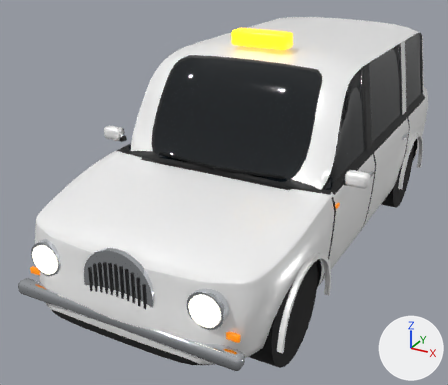
A saved change to the glTF model assets/cars/cab.glb.
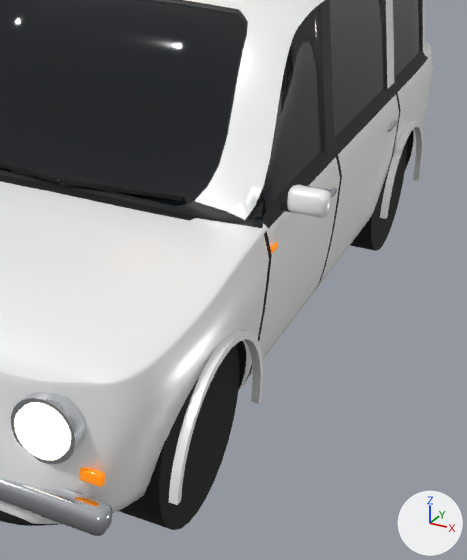
Each version is shown whole from a camera (50 mm lens) standing at (2.18, -4.86, 2.78) and looking at (-0.29, -0.37, 0.53), then close up on the part from 40% to 100% of the width and 17% to 100% of the height. Arrows for +X, +Y and +Z are at lower right; the lights stay in place. The last two pictures show the newer version. Vertices at exactly the same position are counted once.

Objects in the first close-up: 'cab'.
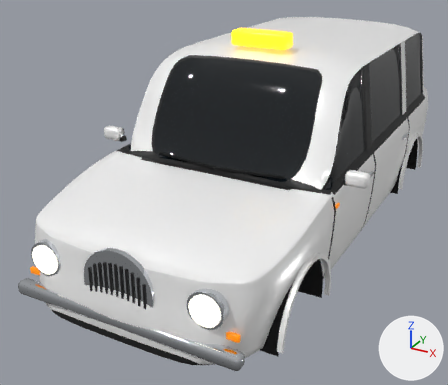
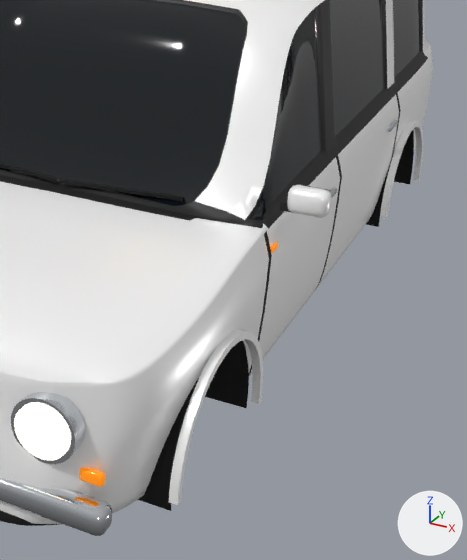
The change, as a diff of the scene's bpy script:
```diff
--- a/assets/cars/cab.glb.py
+++ b/assets/cars/cab.glb.py
@@ me_body @@
 # used by ob_cab; location = (0.0, 0.0, 0.0)
-me_body.from_pydata(...)  # 7777 vertices, 15318 faces; spans x -1.15..1.15, y -2.31..2.33, z -0.02..1.96
+me_body.from_pydata(...)  # 8118 vertices, 15880 faces; spans x -1.15..1.15, y -2.31..2.33, z 0.25..1.96
+# me_body part 1: a new loose piece of 51 vertices spanning x 0.58..0.96, y -1.93..-1.16, z 0.26..0.73, in mat_under (black #0b0b0c)
+# me_body part 2: a new loose piece of 51 vertices spanning x 0.67..0.96, y 0.96..1.73, z 0.26..0.73, in mat_under (black #0b0b0c)
+# me_body part 3: 1 vertex moved within x 0.92, y 0.95, z 0.35; 63 vertices removed from x -0.92..0.92, y 0.95..1.74, z -0.02..0.77; 139 vertices added at x -0.85..0.92, y 0.93..1.76, z 0.25..0.97
+# me_body part 4: 59 vertices removed from x -0.92..0.92, y -1.94..-1.15, z -0.02..0.77; 112 vertices added at x -0.57..0.57, y -1.94..-1.14, z 0.25..0.75
+# other edits to the shape of me_body do not show in these pictures
 me_body.materials.append(mat_paint)
```

Boxes (x1, y1, x2, y2) around the edits, measured in the close-ups (467 x 560 px; the box of a moved part takes in the faces that stretch with it):
part 1 of me_body, added (black)
    after: (138, 342, 249, 511)
part 2 of me_body, added (black)
    after: (366, 131, 414, 227)
part 3 of me_body, cut back (mostly hidden afterwards)
    before: (350, 141, 407, 251)
    after: (370, 130, 414, 217)
part 4 of me_body, moved or reshaped (mostly hidden afterwards)
    before: (119, 345, 240, 530)
    after: (239, 341, 246, 352)
